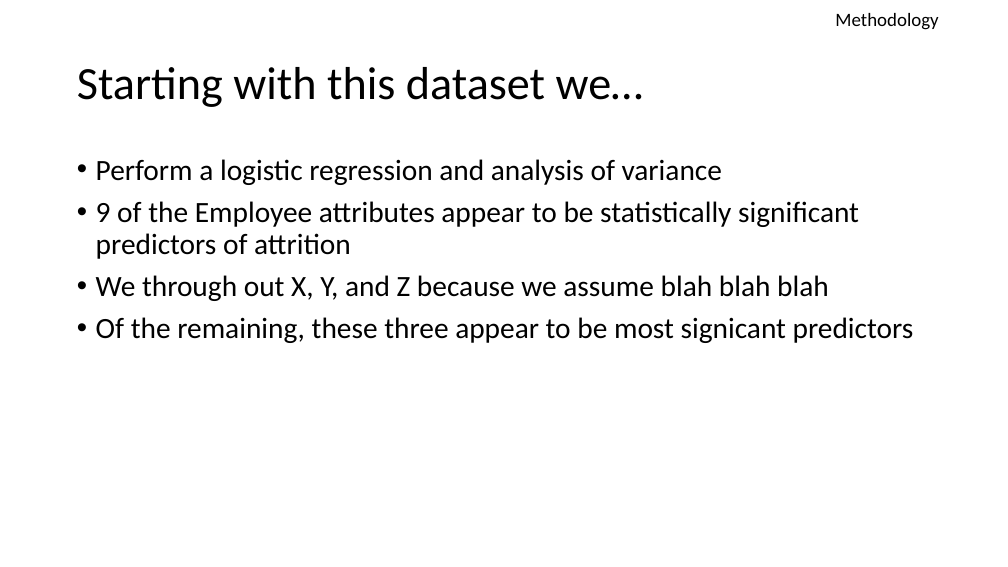
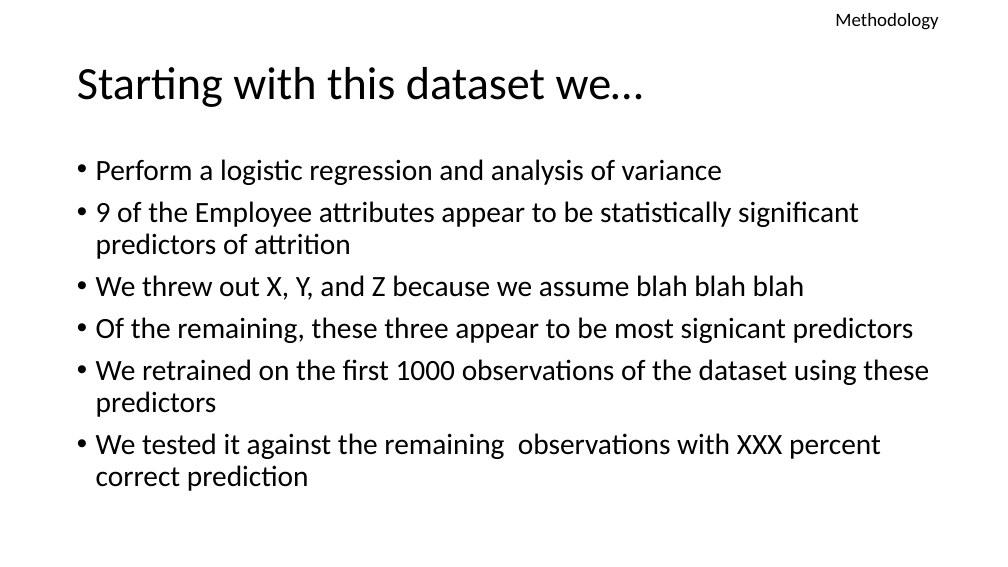
Before and after one commit to hebernielsen/DDS-CaseStudy-2, a slide deck: slide 4 of DDS_Case_Study_2_Presentation.pptx. Drawn at 1008x567 pixels with LibreOffice and Linux fonts; fonts in the diff are those of the drawing. Boxes give left, top, right and bottom in pixels: in the first picture for what was removed or moved away, otherwise in the second. Text is boxed around its words. In the diff, an @@ line names an element or a change of style, - is before the commit and + after.

```diff
--- a/DDS_Case_Study_2_Presentation.pptx
+++ b/DDS_Case_Study_2_Presentation.pptx
@@ text at (96,275,805,300): text changed @@
-• We through out X, Y, and Z because we assume blah blah blah
+• We threw out X, Y, and Z because we assume blah blah blah
@@ text at (96,359,929,491): paragraphs added @@
+• We retrained on the first 1000 observations of the dataset using these predictors
+• We tested it against the remaining observations with XXX percent correct prediction
```
Also in this commit, not shown: 3 other slides changed, 1 other file.
